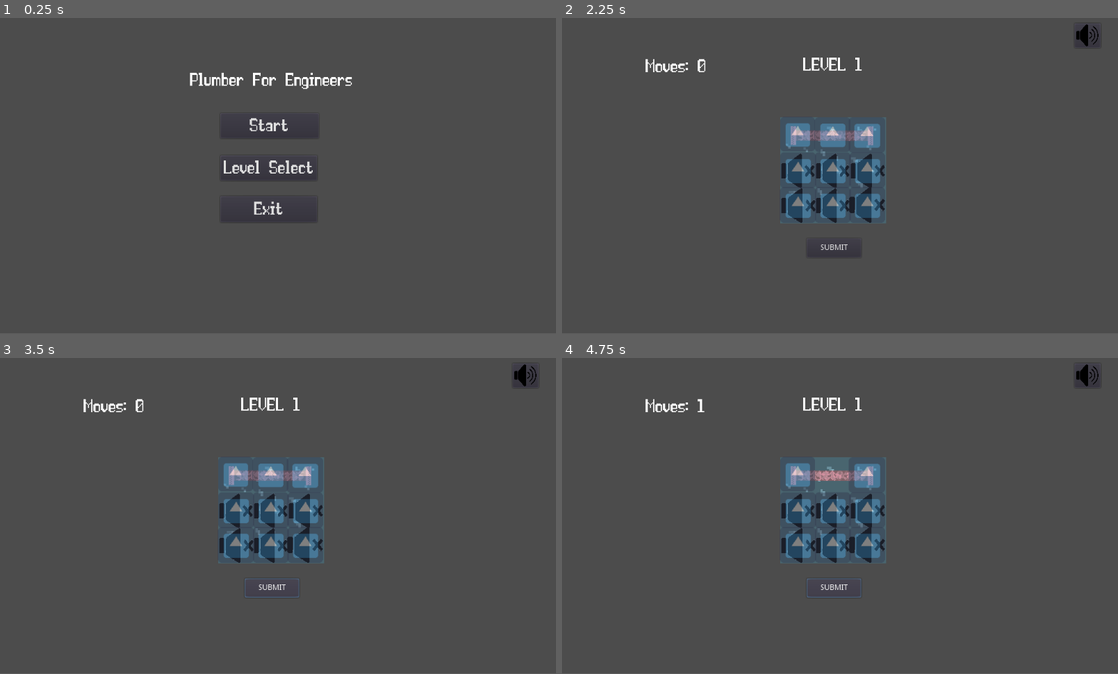
Above: before the commit, frames 1-4 (two rows, left to right).
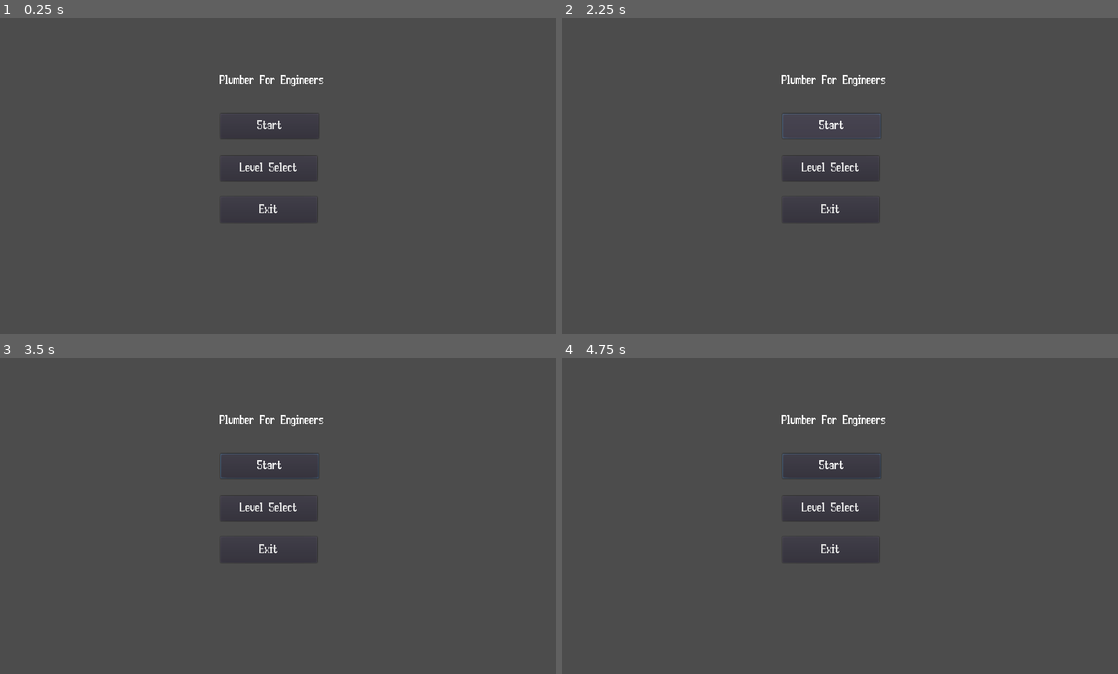
Above: after the commit, the same moments.

Repository: Jackyline/TDDD23-Computer-Game
Game: Godot game, scene res://scenes/Menu.tscn
The game is run twice, just before and just after one commit, with the same random seed, the same clock (stepped at 60 frames per second) and the same inputs. The engine's default icon, where the game draws it, is replaced by a stand-in: a white triangle on a blue panel in a dark square. Sound files missing from this copy of the repository are replaced by a short silence.
Inputs (mouse positions are in pixels of both pictures, inside the frame that each line leads up to):
- Up to frame 1 (0.25 s): no input
- Up to frame 2 (2.25 s): click "Level Select" at 0.5 s; click "Menu" at 1.25 s; click "Start" at 2 s
- Up to frame 3 (3.5 s): click (272, 588) at 2.75 s, where only the run before the commit has a clickable "SUBMIT"
- Up to frame 4 (4.75 s): click (828, 465) at 3.5 s, where only the run after the commit has a clickable "Start"; click (834, 588) at 4.25 s, where only the run before the commit has a clickable "SUBMIT"
In our replay, the window is 800x468 before the commit and 800x469 after it. These sizes can differ from the game's own. Grey fills any space a smaller window leaves; there, only what the larger window draws over its background counts as a difference.

The runs differ from the first frame. In frame 1, 1.2% of the frame differs, in the area x 34-64%, y 17-63%; in frame 2, 5.4%; in frame 3, 5.9%; in frame 4, 6.0%, in the area x 15-97%, y 1-76%.

Commit message:
feat: ingamemenu added

Diff:
--- a/double-pixel.tres
+++ b/double-pixel.tres
@@ -3,5 +3,5 @@
 [ext_resource path="res://double_pixel-7.ttf" type="DynamicFontData" id=1]
 
 [resource]
-size = 40
+size = 28
 font_data = ExtResource( 1 )
--- a/project.godot
+++ b/project.godot
@@ -23,6 +23,10 @@
 
 MusicController="*res://scripts/MusicController.gd"
 
+[display]
+
+window/stretch/mode="2d"
+
 [rendering]
 
 environment/default_environment="res://default_env.tres"
--- /dev/null
+++ b/scenes/InGameMenu.tscn
@@ -0,0 +1,74 @@
+[gd_scene load_steps=4 format=2]
+
+[ext_resource path="res://double-pixel.tres" type="DynamicFont" id=1]
+[ext_resource path="res://scripts/InGameMenu.gd" type="Script" id=2]
+
+
+[sub_resource type="GradientTexture" id=1]
+
+[node name="InGameMenu" type="Control"]
+margin_left = 3.54234
+margin_top = -0.622169
+margin_right = 1026.54
+margin_bottom = 599.377
+script = ExtResource( 2 )
+__meta__ = {
+"_edit_use_anchors_": false
+}
+
+[node name="NinePatchRect" type="NinePatchRect" parent="."]
+margin_left = 436.567
+margin_top = 202.065
+margin_right = 571.567
+margin_bottom = 401.065
+texture = SubResource( 1 )
+__meta__ = {
+"_edit_use_anchors_": false
+}
+
+[node name="VBoxContainer" type="VBoxContainer" parent="."]
+margin_left = 444.8
+margin_top = 208.204
+margin_right = 564.8
+margin_bottom = 397.204
+__meta__ = {
+"_edit_use_anchors_": false
+}
+
+[node name="GameMenu" type="Label" parent="VBoxContainer"]
+margin_right = 120.0
+margin_bottom = 28.0
+custom_fonts/font = ExtResource( 1 )
+text = "Game Menu"
+align = 1
+
+[node name="Menu" type="Button" parent="VBoxContainer"]
+margin_top = 32.0
+margin_right = 120.0
+margin_bottom = 66.0
+custom_fonts/font = ExtResource( 1 )
+text = "Menu"
+
+[node name="Levels" type="Button" parent="VBoxContainer"]
+margin_top = 70.0
+margin_right = 120.0
+margin_bottom = 104.0
+custom_fonts/font = ExtResource( 1 )
+text = "Levels"
+
+[node name="Settings" type="Button" parent="VBoxContainer"]
+margin_top = 108.0
+margin_right = 120.0
+margin_bottom = 142.0
+custom_fonts/font = ExtResource( 1 )
+text = "Settings"
+
+[node name="Exit" type="Button" parent="VBoxContainer"]
+margin_top = 146.0
+margin_right = 120.0
+margin_bottom = 180.0
+custom_fonts/font = ExtResource( 1 )
+text = "Exit"
+[connection signal="pressed" from="VBoxContainer/Menu" to="." method="_on_Menu_pressed"]
+[connection signal="pressed" from="VBoxContainer/Levels" to="." method="_on_Levels_pressed"]
+[connection signal="pressed" from="VBoxContainer/Exit" to="." method="_on_Exit_pressed"]
--- a/scenes/LevelSelect.tscn
+++ b/scenes/LevelSelect.tscn
@@ -3,8 +3,6 @@
 [ext_resource path="res://textures/icon.png" type="Texture" id=1]
 [ext_resource path="res://scripts/MenuButton.gd" type="Script" id=2]
 [ext_resource path="res://double-pixel.tres" type="DynamicFont" id=3]
-
-
 
 [node name="Node2D" type="Node2D"]
 
--- a/scenes/MusicController.tscn
+++ b/scenes/MusicController.tscn
@@ -1,7 +1,6 @@
 [gd_scene load_steps=2 format=2]
 
 [ext_resource path="res://scripts/MusicController.gd" type="Script" id=2]
-
 
 [node name="MusicController" type="Control"]
 anchor_right = 1.0
--- a/scenes/Scene1.tscn
+++ b/scenes/Scene1.tscn
@@ -12,8 +12,9 @@
 [ext_resource path="res://textures/background.png" type="Texture" id=10]
 [ext_resource path="res://textures/pipe.png" type="Texture" id=11]
 [ext_resource path="res://textures/pipe-end2.png" type="Texture" id=12]
-[ext_resource path="res://scenes/MovesPanel.gd" type="Script" id=13]
-[ext_resource path="res://scenes/MovesText.gd" type="Script" id=14]
+[ext_resource path="res://scripts/MovesPanel.gd" type="Script" id=13]
+[ext_resource path="res://scripts/MovesText.gd" type="Script" id=14]
+[ext_resource path="res://scripts/Scene1.gd" type="Script" id=15]
 
 [sub_resource type="StyleBoxEmpty" id=1]
 
@@ -44,6 +45,7 @@
 extents = Vector2( 98.4561, 98.7871 )
 
 [node name="Level 1" type="Node2D"]
+script = ExtResource( 15 )
 
 [node name="Background" type="Sprite" parent="."]
 position = Vector2( 499.713, 299.046 )
--- a/scenes/MovesPanel.gd
+++ b/scripts/InGameMenu.gd
@@ -1,4 +1,4 @@
-extends Panel
+extends Control
 
 
 # Declare member variables here. Examples:
@@ -14,3 +14,15 @@
 # Called every frame. 'delta' is the elapsed time since the previous frame.
 #func _process(delta):
 #	pass
+
+
+func _on_Exit_pressed():
+	get_tree().quit()
+
+
+func _on_Levels_pressed():
+	get_tree().change_scene("res://scenes/LevelSelect.tscn")
+
+
+func _on_Menu_pressed():
+	get_tree().change_scene("res://scenes/Menu.tscn")
--- /dev/null
+++ b/scripts/Scene1.gd
@@ -0,0 +1,14 @@
+extends Node2D
+
+onready var menu = preload("res://scenes/InGameMenu.tscn").instance()
+
+
+func _ready():
+	set_process(true)
+
+func _process(delta):
+	if Input.is_action_just_released("ui_cancel"):
+		if menu.is_inside_tree():
+			remove_child(menu)
+		else:
+			add_child(menu)
Not shown: 1 places in scenes/Menu.tscn that only renumber resources
Not shown: 1 places in scenes/Scene1.tscn that only renumber resources
Renamed: scenes/MovesText.gd -> scripts/MovesText.gd
Binary file added: textures/game-menu.jpg
